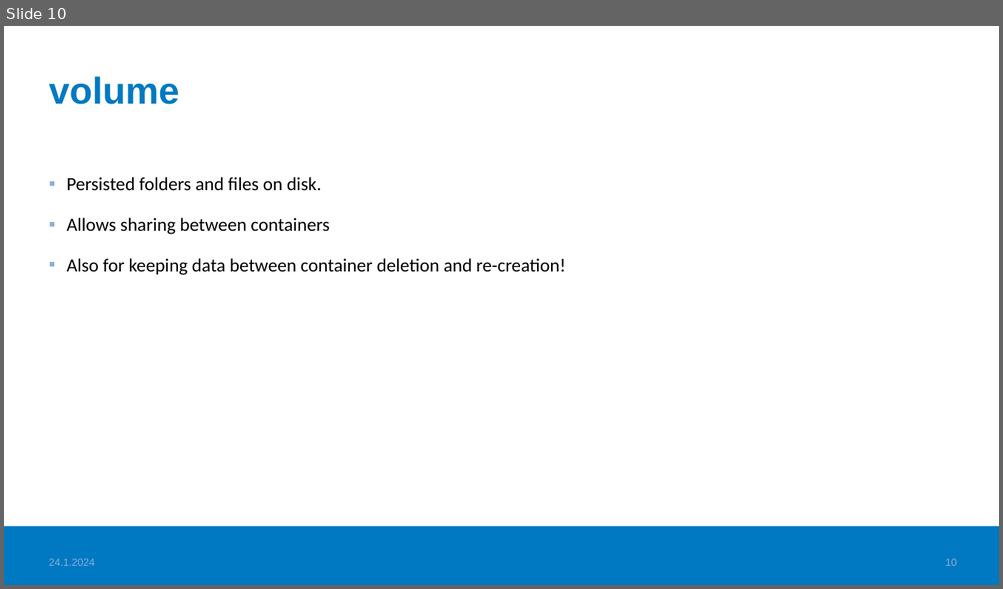
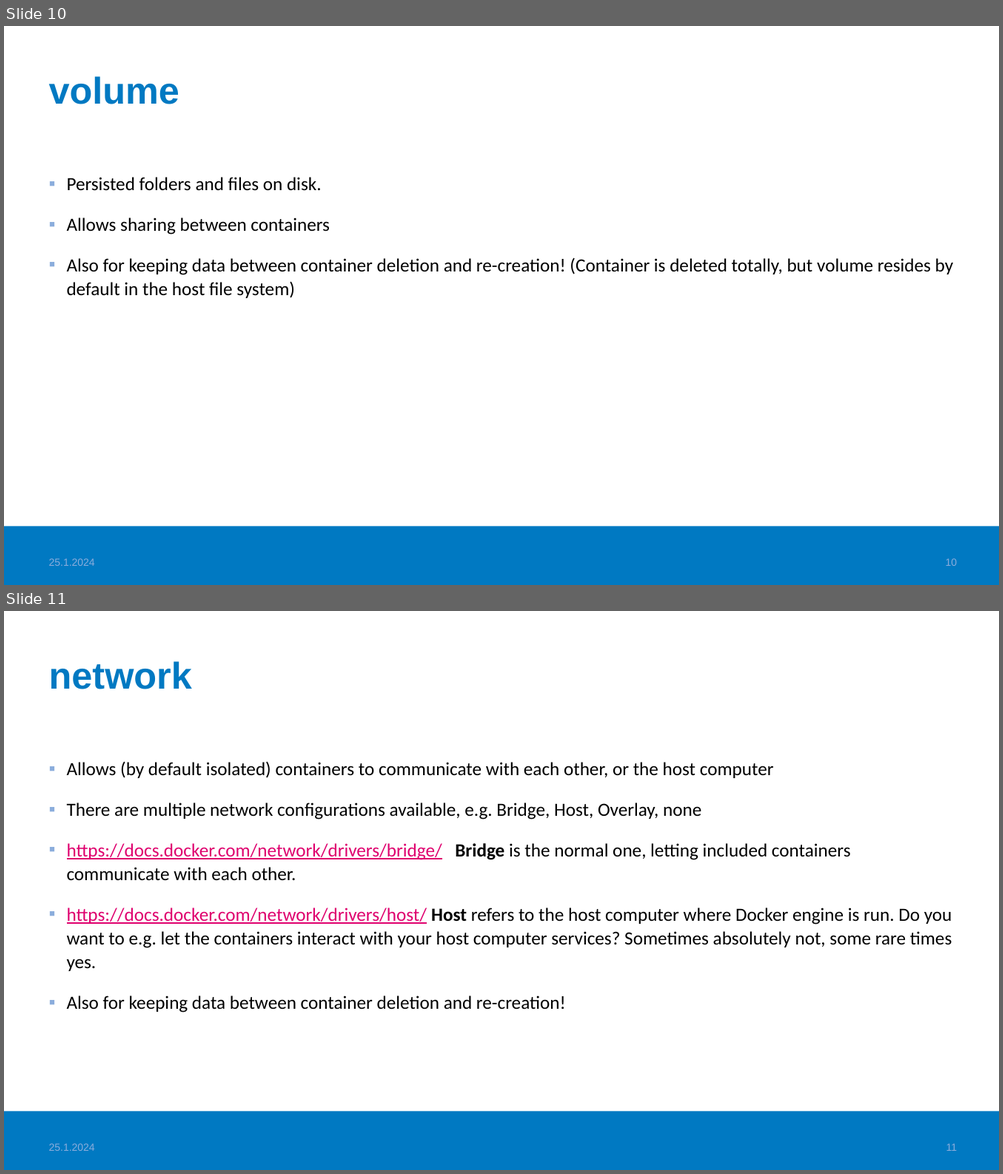
Before and after one commit to haagahelia/ohke-teknologiat, a slide deck: 01_docker/DockerConceptsAndVocabulary.pptx. Shown one above the other, each under a label of ours: slide 10 before the commit, slides 10 and 11 after it. The pictures are 1003x589 and 1003x1174 pixels, drawn with LibreOffice and Linux fonts; fonts in the diff are those of the drawing; background and template pictures are left out. Boxes give left, top, right and bottom in pixels: in the first picture for what was removed or moved away, otherwise in the second. Text is boxed around its words. In the diff, an @@ line names an element or a change of style, - is before the commit and + after.

Commit message:
Docker updates

```diff
--- a/01_docker/DockerConceptsAndVocabulary.pptx
+++ b/01_docker/DockerConceptsAndVocabulary.pptx
@@ slide 11 added at (x1=4, y1=611, x2=999, y2=1170), background #FFFFFF; not listed: 1 template element that a slide beside it also shows @@
@@ title added at (x1=49, y1=661, x2=192, y2=689), 36 pt, text #0079C2, bold @@
+network
@@ text added at (x1=67, y1=761, x2=952, y2=1013), 18 pt, text #000000 @@
+▪ Allows (by default isolated) containers to communicate with each other, or the host computer
+▪ There are multiple network configurations available, e.g. Bridge, Host, Overlay, none
+▪ https://docs.docker.com/network/drivers/bridge/ Bridge is the normal one, letting included containers communicate with each other.
+▪ https://docs.docker.com/network/drivers/host/ Host refers to the host computer where Docker engine is run. Do you want to e.g. let the containers interact with your host computer services? Sometimes absolutely not, some rare times yes.
+▪ Also for keeping data between container deletion and re-creation!
@@ text added at (x1=49, y1=1144, x2=95, y2=1151), 10 pt, text #8BADDC @@
+25.1.2024
@@ page number added at (x1=946, y1=1144, x2=956, y2=1151), 10 pt, text #8BADDC @@
+11
@@ slide 10 changed as well @@
@@ text at (x1=67, y1=258, x2=953, y2=298): text changed @@
-▪ Also for keeping data between container deletion and re-creation!
+▪ Also for keeping data between container deletion and re-creation! (Container is deleted totally, but volume resides by default in the host file system)
@@ text at (x1=49, y1=559, x2=95, y2=566): text changed @@
-24.1.2024
+25.1.2024
```
Also in this commit, not shown: 10 other slides changed, 7 other files.
